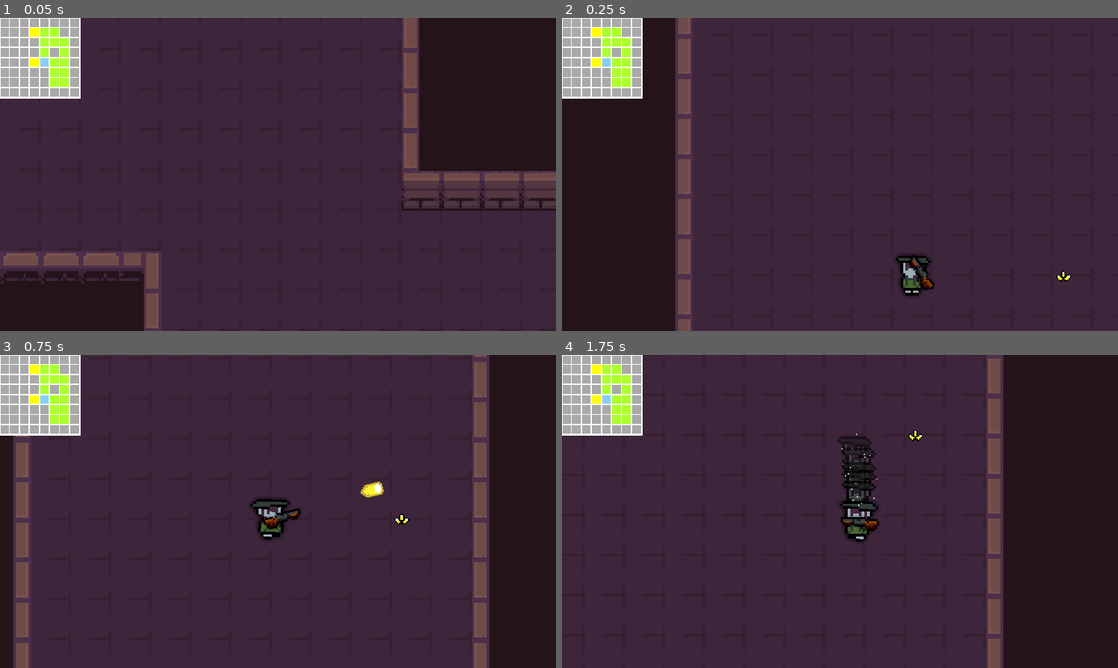
Above: before the commit, frames 1-4 (two rows, left to right).
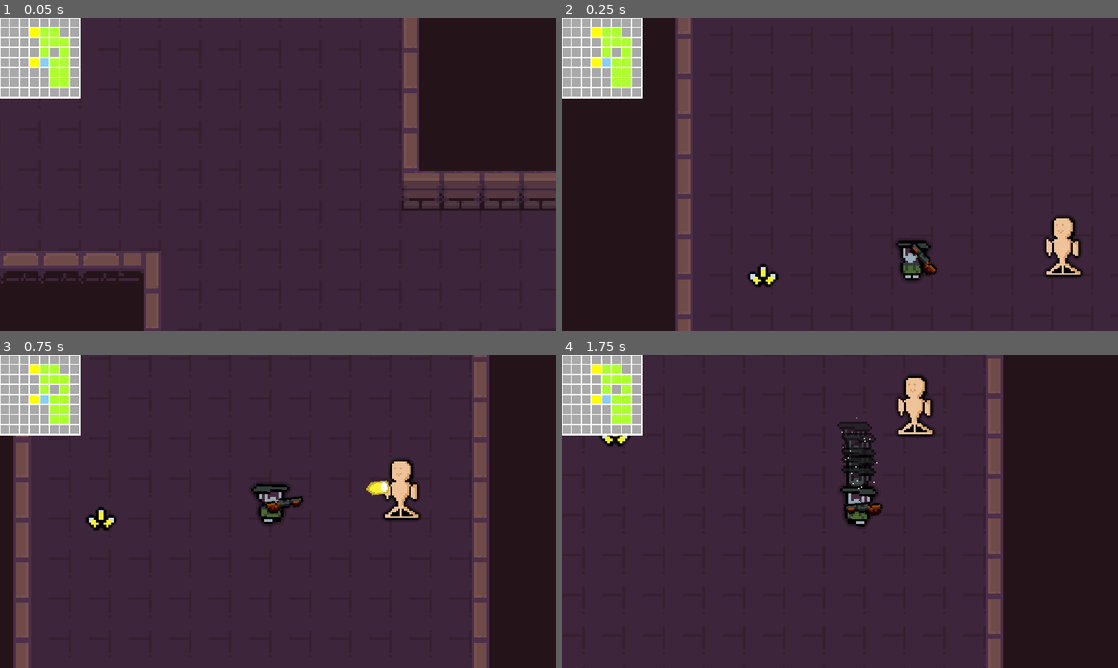
Above: after the commit, the same moments.

Repository: thomz2/exploration-rogue-game
Game: Godot game, scene res://Levels/game_level.tscn
Two runs of this game, one before a commit and one after it. Both use one fixed random seed, a clock stepped at 60 frames per second and the inputs below.
Inputs (mouse positions are in pixels of both pictures, inside the frame that each line leads up to):
- Up to frame 1 (0.05 s): no input
- Up to frame 2 (0.25 s): no input
- Up to frame 3 (0.75 s): move the mouse to (400, 495) at 0.52 s; hold D (right) from 0.53 s (still down); click (400, 495) at 0.6 s
- Up to frame 4 (1.75 s): move the mouse to (728, 527) at 1.27 s; release D (right) at 1.28 s; hold S (down) from 1.28 s (still down); tap Shift (dash) at 1.35 s

Frame 1 is identical in both runs. In frame 2, 1.9% of the frame differs, in the area x 33-94%, y 63-89%; in frame 3, 2.1%; in frame 4, 2.4%, in the area x 6-67%, y 6-60%.

Commit message:
y-sort customized script and starting training dummy entity

Diff:
--- a/Bullets/bullet.tscn
+++ b/Bullets/bullet.tscn
@@ -144,7 +144,7 @@
 "troll": SubResource("Animation_osblo")
 }
 
-[node name="Bullet" type="Node2D"]
+[node name="Bullet" type="Node2D" groups=["damagers"]]
 scale = Vector2(1.3, 1.3)
 script = ExtResource("1_5xlg1")
 
@@ -154,7 +154,6 @@
 texture = ExtResource("1_1tp1o")
 
 [node name="CollisionShape2D" type="CollisionShape2D" parent="."]
-visible = false
 rotation = 1.5708
 shape = SubResource("CapsuleShape2D_bn80j")
 
--- a/Characters/player_old_man.gd
+++ b/Characters/player_old_man.gd
@@ -29,9 +29,14 @@
 
 # Upgrades na bala do jogador
 var bullet_upgrades : Array[BaseBulletStrategy] = [
-	DamageBulletStrategy.new(),
+	#DamageBulletStrategy.new(),
 	#TripleshotBulletStrategy.new()
 ]
+
+func _ready():
+	print("posição da arma: ", $Pistol.global_position.y)
+	print("posição do sprite: ", $Sprite2D.global_position.y)
+
 
 # underscore in godot is equal to "unused"
 # delta é o intervalo de tempo entre o frame anterior e o atual.
@@ -114,6 +119,7 @@
 	ghost.flip_h = sprite.flip_h
 	ghost.flip_v = sprite.flip_v
 
+	# TODO ajeitar depois a porra do y-sort desse fantasma
 	get_tree().current_scene.add_child(ghost)
 
 func add_bullet_upgrade(upgrade : BaseBulletStrategy):
--- a/Characters/player_old_man.tscn
+++ b/Characters/player_old_man.tscn
@@ -15,7 +15,7 @@
 shader_parameter/samples = 32
 
 [sub_resource type="RectangleShape2D" id="RectangleShape2D_n2ld1"]
-size = Vector2(8, 6.6)
+size = Vector2(8, 3.3)
 
 [sub_resource type="Animation" id="Animation_mioyl"]
 length = 0.001
@@ -53,7 +53,7 @@
 "times": PackedFloat32Array(0),
 "transitions": PackedFloat32Array(1),
 "update": 0,
-"values": [Vector2(-4.76837e-07, -0.5)]
+"values": [Vector2(0, -0.5)]
 }
 tracks/3/type = "value"
 tracks/3/imported = false
@@ -213,23 +213,32 @@
 color_ramp = SubResource("GradientTexture1D_1kj5v")
 
 [node name="PlayerOldMan" type="CharacterBody2D" groups=["players"]]
+z_index = 2
+z_as_relative = false
+y_sort_enabled = true
 scale = Vector2(2, 2)
 script = ExtResource("1_ny465")
 ghost_node = ExtResource("2_yo3ci")
 bullet_speed = 10.0
 
+[node name="Pistol" parent="." instance=ExtResource("4_h5t58")]
+z_as_relative = true
+y_sort_enabled = false
+position = Vector2(4, -4.5)
+
 [node name="Sprite2D" type="Sprite2D" parent="."]
-z_index = 1
 material = SubResource("ShaderMaterial_23qf6")
-position = Vector2(-4.76837e-07, -0.5)
+position = Vector2(0, -0.5)
 texture = ExtResource("3_phase")
+centered = false
+offset = Vector2(-8, -22)
 hframes = 4
 frame = 1
 region_rect = Rect2(-0.0482864, -0.0240459, 15.3697, 15.8603)
 region_filter_clip_enabled = true
 
 [node name="CollisionShape2D" type="CollisionShape2D" parent="."]
-position = Vector2(0.5, 3.3)
+position = Vector2(0, -0.349999)
 shape = SubResource("RectangleShape2D_n2ld1")
 
 [node name="AnimationPlayer" type="AnimationPlayer" parent="."]
@@ -242,13 +251,9 @@
 
 [node name="DashParticles" type="GPUParticles2D" parent="."]
 z_index = 2
-position = Vector2(0, 8)
+position = Vector2(0, 1.5)
 emitting = false
 amount = 90
 process_material = SubResource("ParticleProcessMaterial_cbv2c")
 
-[node name="Pistol" parent="." instance=ExtResource("4_h5t58")]
-z_index = 2
-position = Vector2(3, 2)
-
 [connection signal="timeout" from="GhostTimer" to="." method="_on_ghost_timer_timeout"]
--- a/Effects/ghost_dash.tscn
+++ b/Effects/ghost_dash.tscn
@@ -6,4 +6,7 @@
 modulate = Color(0.493545, 0.493546, 0.493546, 1)
 show_behind_parent = true
 z_index = 1
+z_as_relative = false
+centered = false
+offset = Vector2(-8, -22)
 script = ExtResource("1_yaa1c")
--- a/Enemies/skeleton.tscn
+++ b/Entities/skeleton.tscn
@@ -1,6 +1,6 @@
 [gd_scene load_steps=7 format=3 uid="uid://btd1uwns5qxik"]
 
-[ext_resource type="Script" path="res://Enemies/skeleton.gd" id="1_2evcw"]
+[ext_resource type="Script" path="res://Entities/skeleton.gd" id="1_2evcw"]
 [ext_resource type="Texture2D" uid="uid://bs75nlhovxnvt" path="res://Art/Characters/skeleton.png" id="2_27bjl"]
 
 [sub_resource type="Animation" id="Animation_vbyo1"]
--- /dev/null
+++ b/Entities/training_dummy.gd
@@ -0,0 +1 @@
+extends CharacterBody2D
--- /dev/null
+++ b/Entities/training_dummy.tscn
@@ -0,0 +1,80 @@
+[gd_scene load_steps=9 format=3 uid="uid://gw5jpjfg6or3"]
+
+[ext_resource type="Script" path="res://Entities/training_dummy.gd" id="1_x8gq5"]
+[ext_resource type="Texture2D" uid="uid://vavkh6qv72to" path="res://Art/Entities/dummy.png" id="2_e0nlc"]
+[ext_resource type="Shader" path="res://Characters/blur_expansion.gdshader" id="2_jmfwi"]
+
+[sub_resource type="RectangleShape2D" id="RectangleShape2D_0hmit"]
+size = Vector2(20, 31)
+
+[sub_resource type="ShaderMaterial" id="ShaderMaterial_36m12"]
+shader = ExtResource("2_jmfwi")
+shader_parameter/radius = 1.0
+shader_parameter/blur_size = 1.2
+shader_parameter/color = Color(0, 0, 0, 0.8)
+shader_parameter/enable_blur = true
+shader_parameter/samples = 32
+
+[sub_resource type="Animation" id="Animation_u4buf"]
+resource_name = "took_damage"
+length = 0.4
+tracks/0/type = "value"
+tracks/0/imported = false
+tracks/0/enabled = true
+tracks/0/path = NodePath("Sprite2D:rotation")
+tracks/0/interp = 1
+tracks/0/loop_wrap = true
+tracks/0/keys = {
+"times": PackedFloat32Array(0, 0.1, 0.2, 0.4),
+"transitions": PackedFloat32Array(1, 1, 1, 1),
+"update": 0,
+"values": [0.0, -0.261799, 0.261799, 0.0]
+}
+
+[sub_resource type="Animation" id="Animation_crrkq"]
+length = 0.001
+tracks/0/type = "value"
+tracks/0/imported = false
+tracks/0/enabled = true
+tracks/0/path = NodePath("Sprite2D:rotation")
+tracks/0/interp = 1
+tracks/0/loop_wrap = true
+tracks/0/keys = {
+"times": PackedFloat32Array(0),
+"transitions": PackedFloat32Array(1),
+"update": 0,
+"values": [0.0]
+}
+
+[sub_resource type="AnimationLibrary" id="AnimationLibrary_2n1nw"]
+_data = {
+"RESET": SubResource("Animation_crrkq"),
+"took_damage": SubResource("Animation_u4buf")
+}
+
+[node name="TrainingDummy" type="CharacterBody2D" groups=["sortable"]]
+z_index = 2
+z_as_relative = false
+scale = Vector2(1.5, 1.5)
+script = ExtResource("1_x8gq5")
+
+[node name="PhysicColl" type="CollisionPolygon2D" parent="."]
+polygon = PackedVector2Array(-8.66667, -0.666667, 8.66667, -0.666667, 0, -3.33333)
+
+[node name="Area2D" type="Area2D" parent="."]
+
+[node name="HitboxCollision" type="CollisionShape2D" parent="Area2D"]
+position = Vector2(0, -16)
+shape = SubResource("RectangleShape2D_0hmit")
+
+[node name="Sprite2D" type="Sprite2D" parent="."]
+material = SubResource("ShaderMaterial_36m12")
+scale = Vector2(-1, 1)
+texture = ExtResource("2_e0nlc")
+centered = false
+offset = Vector2(-16, -48)
+
+[node name="AnimationPlayer" type="AnimationPlayer" parent="."]
+libraries = {
+"": SubResource("AnimationLibrary_2n1nw")
+}
--- a/Guns/pistol.tscn
+++ b/Guns/pistol.tscn
@@ -13,13 +13,17 @@
 shader_parameter/samples = 32
 
 [node name="Pistol" type="Node2D"]
+z_index = 1
+z_as_relative = false
+y_sort_enabled = true
 script = ExtResource("1_xrtu4")
 
 [node name="Sprite2D" type="Sprite2D" parent="."]
 material = SubResource("ShaderMaterial_kxbye")
-position = Vector2(3, -2.5)
 scale = Vector2(0.8, 0.8)
 texture = ExtResource("1_e4gwe")
+centered = false
+offset = Vector2(-13, -10)
 hframes = 3
 vframes = 6
 frame = 5
--- a/Items/ItemArea.tscn
+++ b/Items/ItemArea.tscn
@@ -1,7 +1,16 @@
-[gd_scene load_steps=4 format=3 uid="uid://kwh4iipdygp3"]
+[gd_scene load_steps=6 format=3 uid="uid://kwh4iipdygp3"]
 
 [ext_resource type="Script" path="res://Items/item_area.gd" id="1_33vvn"]
+[ext_resource type="Shader" path="res://Characters/blur_expansion.gdshader" id="2_2ulrj"]
 [ext_resource type="Texture2D" uid="uid://b1aje12velncr" path="res://Art/placeholder.png" id="3_vrcww"]
+
+[sub_resource type="ShaderMaterial" id="ShaderMaterial_bmvpt"]
+shader = ExtResource("2_2ulrj")
+shader_parameter/radius = 1.0
+shader_parameter/blur_size = 1.2
+shader_parameter/color = Color(0, 0, 0, 0.8)
+shader_parameter/enable_blur = true
+shader_parameter/samples = 32
 
 [sub_resource type="CircleShape2D" id="CircleShape2D_hh04s"]
 radius = 16.0
@@ -11,6 +20,7 @@
 script = ExtResource("1_33vvn")
 
 [node name="Sprite2D" type="Sprite2D" parent="."]
+material = SubResource("ShaderMaterial_bmvpt")
 texture = ExtResource("3_vrcww")
 
 [node name="CollisionShape2D" type="CollisionShape2D" parent="."]
--- a/Levels/game_level.tscn
+++ b/Levels/game_level.tscn
@@ -1,10 +1,11 @@
-[gd_scene load_steps=12 format=4 uid="uid://bk0d82fo1tna0"]
+[gd_scene load_steps=13 format=4 uid="uid://bk0d82fo1tna0"]
 
 [ext_resource type="PackedScene" uid="uid://kwh4iipdygp3" path="res://Items/ItemArea.tscn" id="1_8kjsf"]
 [ext_resource type="Script" path="res://root_node.gd" id="1_jmqo8"]
+[ext_resource type="Script" path="res://Scripts/z_index_sorter.gd" id="1_ux6rb"]
 [ext_resource type="Texture2D" uid="uid://c0chqvhth8yls" path="res://Art/Pixel Dungeon Asset Pack/2D Pixel Dungeon Asset Pack/Dungeon_Tileset_at.png" id="2_7pjbq"]
 [ext_resource type="Script" path="res://Scripts/camera_offset_by_aim_script.gd" id="3_kx50u"]
-[ext_resource type="PackedScene" uid="uid://btd1uwns5qxik" path="res://Enemies/skeleton.tscn" id="4_380bj"]
+[ext_resource type="PackedScene" uid="uid://btd1uwns5qxik" path="res://Entities/skeleton.tscn" id="4_380bj"]
 [ext_resource type="PackedScene" uid="uid://d0bhdhaidg4a3" path="res://Characters/player_old_man.tscn" id="5_sw5do"]
 [ext_resource type="Script" path="res://dungeon_debugger_view.gd" id="6_wd7wg"]
 
@@ -2235,6 +2236,9 @@
 sources/0 = SubResource("TileSetAtlasSource_i47ik")
 
 [node name="GameLevel" type="Node2D"]
+z_as_relative = false
+y_sort_enabled = true
+script = ExtResource("1_ux6rb")
 
 [node name="ItemArea" parent="." instance=ExtResource("1_8kjsf")]
 position = Vector2(104, 40)
@@ -2256,16 +2260,8 @@
 [node name="Skeleton" parent="." instance=ExtResource("4_380bj")]
 position = Vector2(69, 35)
 
-[node name="Skeleton2" parent="." instance=ExtResource("4_380bj")]
-position = Vector2(69, -41)
-
-[node name="Skeleton3" parent="." instance=ExtResource("4_380bj")]
-position = Vector2(-55, 46)
-
-[node name="Skeleton4" parent="." instance=ExtResource("4_380bj")]
-position = Vector2(-37, -40)
-
 [node name="PlayerOldMan" parent="." instance=ExtResource("5_sw5do")]
+y_sort_enabled = false
 
 [node name="RemoteTransform2D" type="RemoteTransform2D" parent="PlayerOldMan"]
 remote_path = NodePath("../../Camera2D")
@@ -2274,6 +2270,7 @@
 update_scale = false
 
 [node name="DungeonGenerator" type="Node2D" parent="." node_paths=PackedStringArray("ground_layer", "walls_layer", "player", "mini_map_node")]
+y_sort_enabled = true
 script = ExtResource("1_jmqo8")
 ground_layer = NodePath("../World/Ground")
 walls_layer = NodePath("../World/Walls")
--- /dev/null
+++ b/Scripts/z_index_sorter.gd
@@ -0,0 +1,18 @@
+extends Node2D
+
+var max_z_index := 0 # Ta dando 2, por causa da arma
+var player : Node2D
+
+func _ready():
+	player = get_tree().get_nodes_in_group("players")[0]
+	for node in player.get_children(true):
+		if node is CanvasItem:
+			max_z_index = max(max_z_index, node.z_index)
+
+func _physics_process(delta: float) -> void:
+	var sortables = get_tree().get_nodes_in_group("sortable")
+	for entity in sortables:
+		if entity.global_position.y > player.global_position.y:
+			entity.z_index = max_z_index + 1
+		else:
+			entity.z_index = 0
--- a/project.godot
+++ b/project.godot
@@ -13,7 +13,7 @@
 config/name="exploration_rogue_game"
 run/main_scene="res://Levels/game_level.tscn"
 config/features=PackedStringArray("4.3", "Forward Plus")
-boot_splash/bg_color=Color(1, 1, 1, 1)
+boot_splash/bg_color=Color(0, 0, 0, 1)
 boot_splash/image="res://Art/Sprout Lands - Sprites - Basic pack/Characters/Free Cow Sprites.png"
 boot_splash/use_filter=false
 config/icon="res://icon.svg"
@@ -28,6 +28,8 @@
 [global_group]
 
 players="jogador ou jogadores (se eu implementar futuramente)"
+damagers=""
+sortable=""
 
 [input]
 
--- a/root_node.gd
+++ b/root_node.gd
@@ -239,9 +239,14 @@
 				else:
 					walls_layer.set_cell(tile, 0, inner_wall_tile)
 
-var item_area = preload("res://Items/ItemArea.tscn")
+# Item de exemplo
+var item_area_scene = preload("res://Items/ItemArea.tscn")
 var item_resource = preload("res://Resources/Items/Upgrades/tripleshot_item.tres")
 var item_area_node
+
+# Dummy
+var dummy_scene = preload("res://Entities/training_dummy.tscn")
+var dummy_node
 
 func _ready():
 	randomize()
@@ -252,16 +257,22 @@
 
 	player.global_position = (rooms[0].position + rooms[0].size / 2) * CELL_SIZE
 
-	item_area_node = item_area.instantiate()
+	# Colocando item no mundo
+	item_area_node = item_area_scene.instantiate()
 	item_area_node.init(item_resource)
 	item_area_node.visible = true
-	item_area_node.global_position = player.global_position + Vector2(120, 0)
-
-	print(item_area_node)
-
-	#get_tree().root.add_child(item_area_node)
-	add_child(item_area_node)
-
+	item_area_node.global_position = player.global_position + Vector2(-120, 0)
+
+	await get_parent().ready
+
+	get_parent().add_child(item_area_node)
+
+	dummy_node = dummy_scene.instantiate()
+	dummy_node.global_position = player.global_position + Vector2(120, 0)
+
+	get_parent().add_child(dummy_node)
+
+# Aqui serve apenas para debugar
 #func _physics_process(delta: float) -> void:
 	#print("posição do jogador:", player.global_position)
 	#print("posição do item:", item_area_node.global_position)
Binary file added: Art/Entities/dummy.png
Not shown, added: Art/Entities/dummy.png.import
Binary file changed: Art/Items/tripleshot_item.png
Renamed: Enemies/skeleton.gd -> Entities/skeleton.gd
